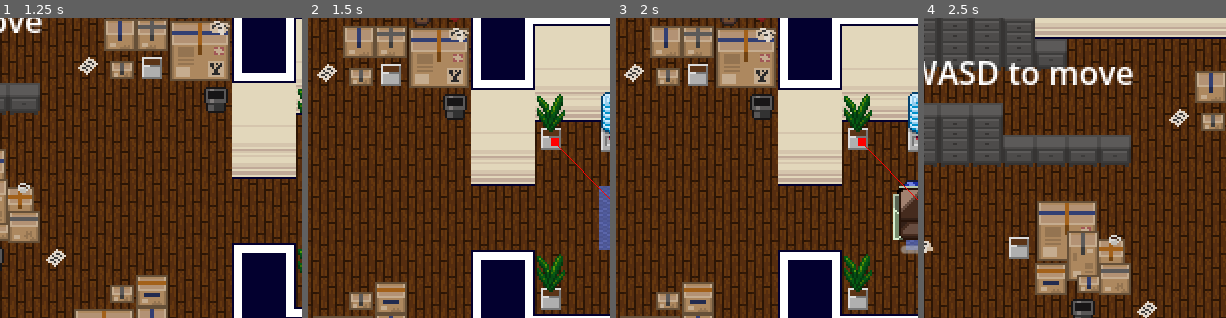
Above: before the commit, frames 1-4 (left to right).
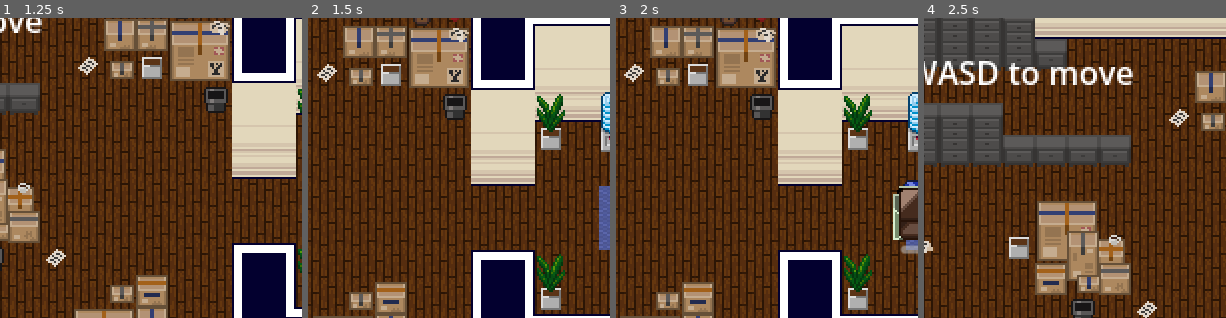
Above: after the commit, the same moments.

Repository: ygda-org/stock-strikers
Game: Godot game, scene res://main/tutorial/tutorial.tscn
The game is run twice, just before and just after one commit, with the same random seed, the same clock (stepped at 60 frames per second) and the same inputs. This scene is started directly instead of the project's main scene. Sound files missing from this copy of the repository are replaced by a short silence.
Inputs (mouse positions are % of the whole screen's width and height, from its top left):
- Up to frame 1 (1.25 s): tap Enter at 0.5 s; move the mouse to (27, 70) at 0.52 s; hold W (move_up) from 0.53 s (still down); tap Shift (dodge) at 0.6 s
- Up to frame 2 (1.5 s): keep holding W (move_up); tap Enter at 1.25 s; move the mouse to (74, 65) at 1.27 s; click (74, 65) at 1.35 s
- Up to frame 3 (2 s): keep holding W (move_up)
- Up to frame 4 (2.5 s): tap Enter at 2 s; move the mouse to (outside the picture) at 2.02 s; release W (move_up) at 2.03 s; hold A (move_left) from 2.03 s (still down); tap Shift (dodge) at 2.1 s
The pictures show only the part of the screen within x 50-100%, y 28-78%; the shares and areas given below are measured in that part.

Frame 1 is identical in both runs. In frame 2, 0.1% of the frame differs, in the area x 80-100%, y 40-61%; in frame 3, 0.1%; in frame 4, nothing differs.

Commit message:
disabled red paths

Diff:
--- a/enemies/money_bag/MoneyBag.tscn
+++ b/enemies/money_bag/MoneyBag.tscn
@@ -171,4 +171,3 @@
 contact_damage = 20
 
 [node name="NavigationAgent2D" type="NavigationAgent2D" parent="." unique_id=576777107]
-debug_enabled = true
--- a/enemies/piggy_bank/piggy_bank.tscn
+++ b/enemies/piggy_bank/piggy_bank.tscn
@@ -231,7 +231,6 @@
 contact_damage = 5
 
 [node name="NavigationAgent2D" type="NavigationAgent2D" parent="." unique_id=644322210]
-debug_enabled = true
 
 [connection signal="animation_finished" from="Anim" to="." method="_on_anim_animation_finished"]
 [connection signal="frame_changed" from="Anim" to="." method="_on_anim_frame_changed"]
--- a/enemies/wallet/wallet.tscn
+++ b/enemies/wallet/wallet.tscn
@@ -232,6 +232,5 @@
 autostart = true
 
 [node name="NavigationAgent2D" type="NavigationAgent2D" parent="." unique_id=552904970]
-debug_enabled = true
 
 [connection signal="timeout" from="Timer" to="." method="_on_timer_timeout"]
